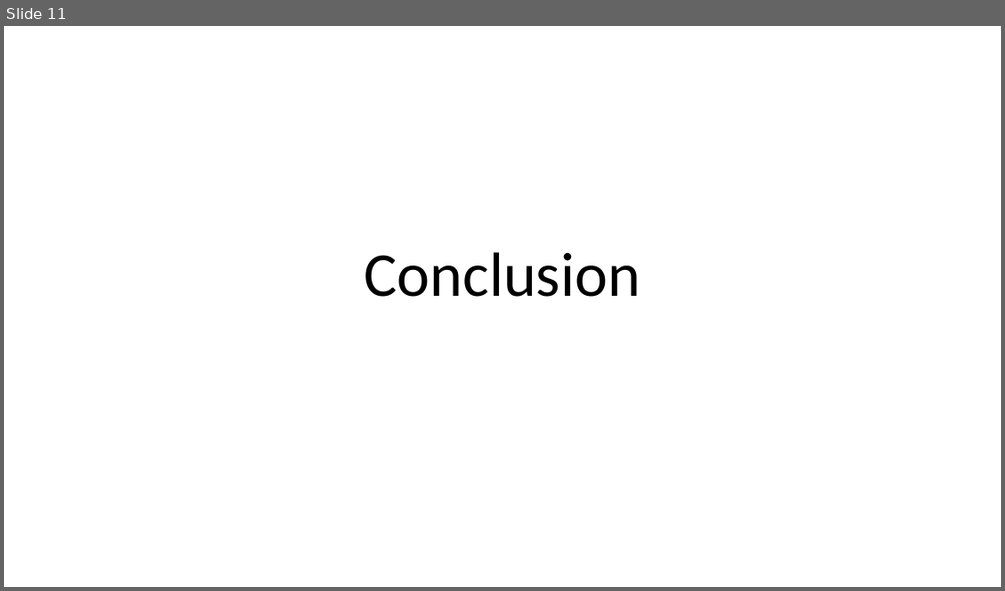
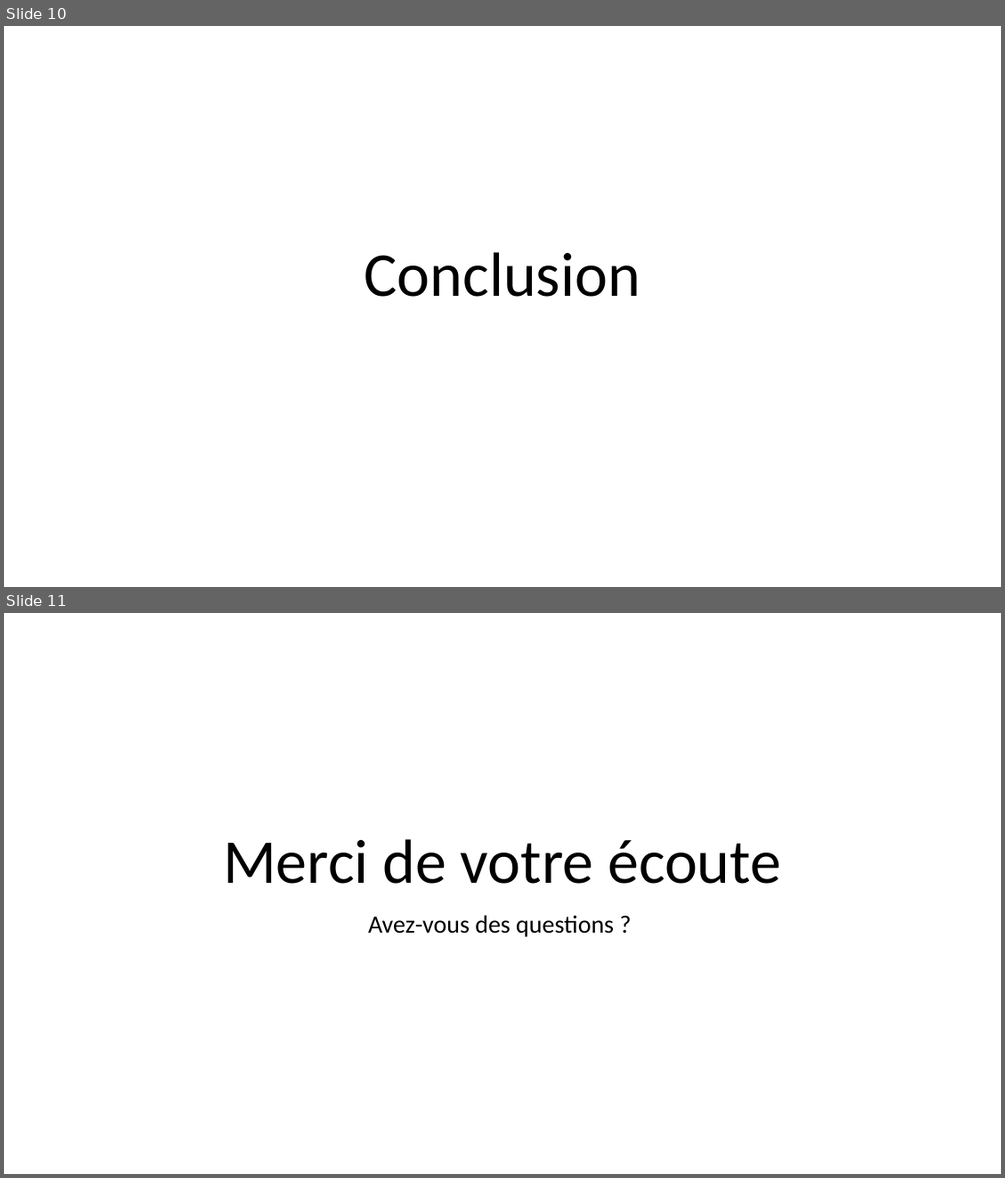
Before and after one commit to SquierDotQn/6lp-sniffer, a slide deck: Présentation1.odp. Shown one above the other, each under a label of ours: slide 11 before the commit, slides 10 and 11 after it. The pictures are 1005x591 and 1005x1178 pixels, drawn with LibreOffice and Linux fonts; fonts in the diff are those of the drawing; background and template pictures are left out. Boxes give left, top, right and bottom in pixels: in the first picture for what was removed or moved away, otherwise in the second. Text is boxed around its words. In the diff, an @@ line names an element or a change of style, - is before the commit and + after.

```diff
--- a/Présentation1.odp
+++ b/Présentation1.odp
@@ slide 11 added at (4, 613, 1001, 1174), background #FFFFFF @@
@@ title added at (223, 839, 781, 884), 60 pt, text #000000 @@
+Merci de votre écoute
@@ subtitle added at (368, 915, 614, 937), 24 pt, text #000000 @@
+Avez-vous des questions ?
@@ what was slide 11 is now slide 10 @@
```
Also in this commit, not shown: 6 slides changed, 2 other slides added, 3 slides removed.
